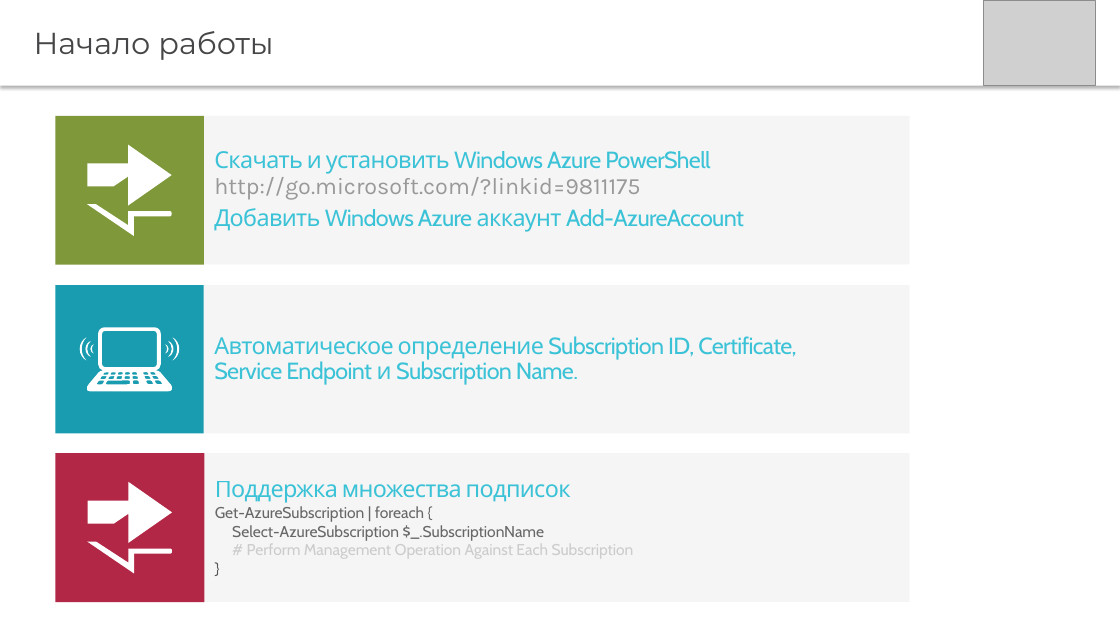
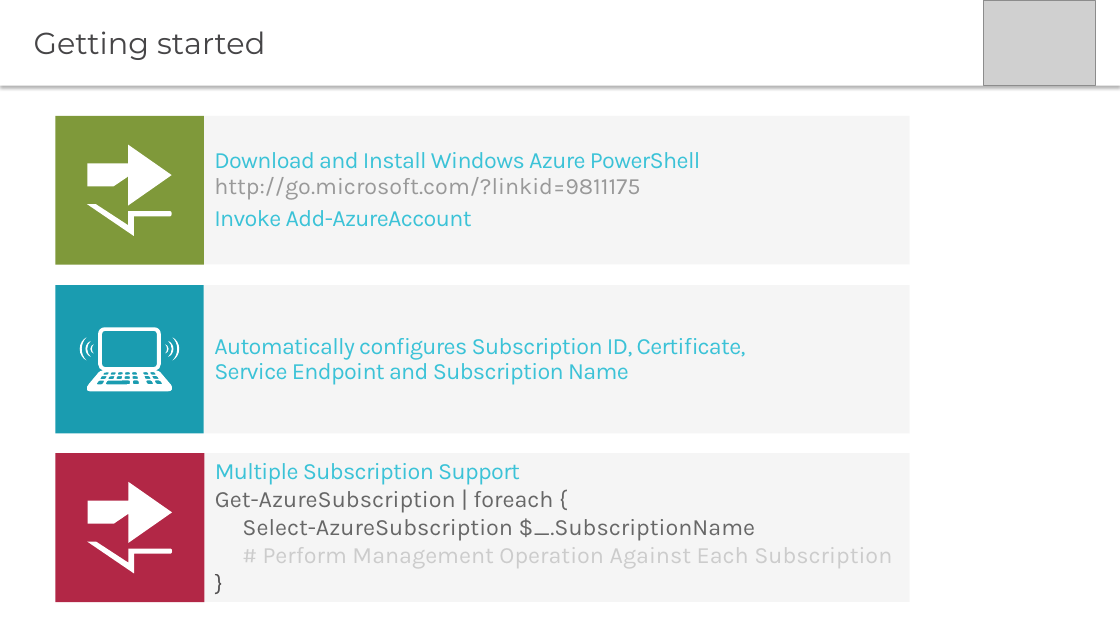
Before and after one commit to PyroJoke/AzureBootcamp2015Kharkiv, a slide deck: slide 5 of Virtual Machines Automated Deployment/Global Azure Bootcamp - Automating Azure VMs with Powershell.pptx. Drawn at 1120x630 pixels with LibreOffice and Linux fonts; fonts in the diff are those of the drawing; grey boxes stand for pictures. Boxes give left, top, right and bottom in pixels: in the first picture for what was removed or moved away, otherwise in the second. Text is boxed around its words. In the diff, an @@ line names an element or a change of style, - is before the commit and + after.

```diff
--- a/Virtual Machines Automated Deployment/Global Azure Bootcamp - Automating Azure VMs with Powershell.pptx
+++ b/Virtual Machines Automated Deployment/Global Azure Bootcamp - Automating Azure VMs with Powershell.pptx
@@ text at [34, 31, 265, 60]: text changed @@
-Начало работы
+Getting started
@@ text in rectangle at [214, 152, 701, 227]: text changed; font Cabin to Karla @@
-Скачать и установить Windows Azure PowerShell http://go.microsoft.com/?linkid=9811175
-Добавить Windows Azure аккаунт Add-AzureAccount
+Download and Install Windows Azure PowerShell http://go.microsoft.com/?linkid=9811175
+Invoke Add-AzureAccount
@@ text in rectangle at [214, 338, 746, 384]: text changed; font Cabin to Karla @@
-Автоматическое определение Subscription ID, Certificate,
-Service Endpoint и Subscription Name.
+Automatically configures Subscription ID, Certificate,
+Service Endpoint and Subscription Name
@@ text in rectangle at [215, 463, 520, 484]: text changed; font Cabin to Karla @@
-Поддержка множества подписок
+Multiple Subscription Support
@@ text in rectangle at [215, 491, 892, 568]: size 13.3 to 20 pt, font Cabin to Karla in "Get-AzureSubscription | foreach {", "Select-AzureSubscription $_.SubscriptionName", "# Perform Management Operation Against Each Subscription", "}" @@
```
Also in this commit, not shown: 15 other slides changed, 10 slides added, 1 slide removed, 2 other files.
